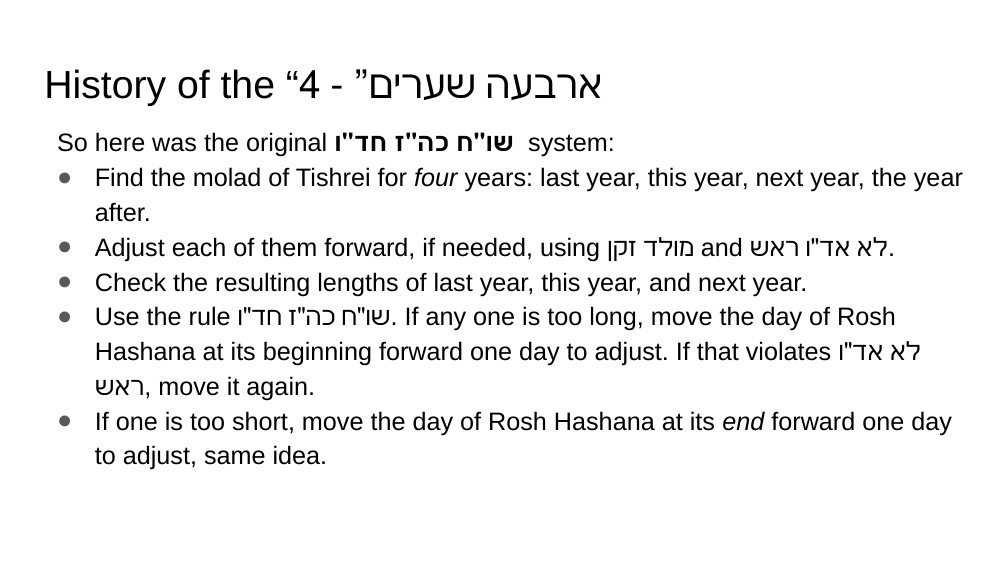
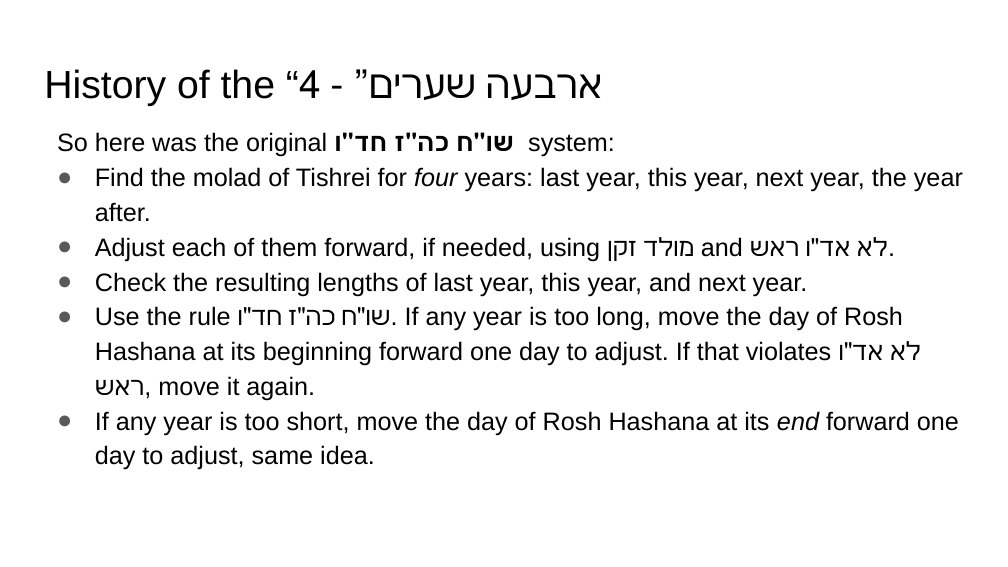
Before and after one commit to MichoelR/Keviyus, a slide deck: slide 8 of FourGates/FourGates.pptx. Drawn at 1008x567 pixels with LibreOffice and Linux fonts; fonts in the diff are those of the drawing. Boxes give left, top, right and bottom in pixels: in the first picture for what was removed or moved away, otherwise in the second. Text is boxed around its words. In the diff, an @@ line names an element or a change of style, - is before the commit and + after.

```diff
--- a/FourGates/FourGates.pptx
+++ b/FourGates/FourGates.pptx
@@ text at bbox=[95, 306, 959, 470]: text changed @@
-● Use the rule שו"ח כה"ז חד"ו. If any one is too long, move the day of Rosh Hashana at its beginning forward one day to adjust. If that violates לא אד"ו ראש, move it again.
-● If one is too short, move the day of Rosh Hashana at its end forward one day to adjust, same idea.
+● Use the rule שו"ח כה"ז חד"ו. If any year is too long, move the day of Rosh Hashana at its beginning forward one day to adjust. If that violates לא אד"ו ראש, move it again.
+● If any year is too short, move the day of Rosh Hashana at its end forward one day to adjust, same idea.
```
Also in this commit, not shown: 14 other slides changed.
